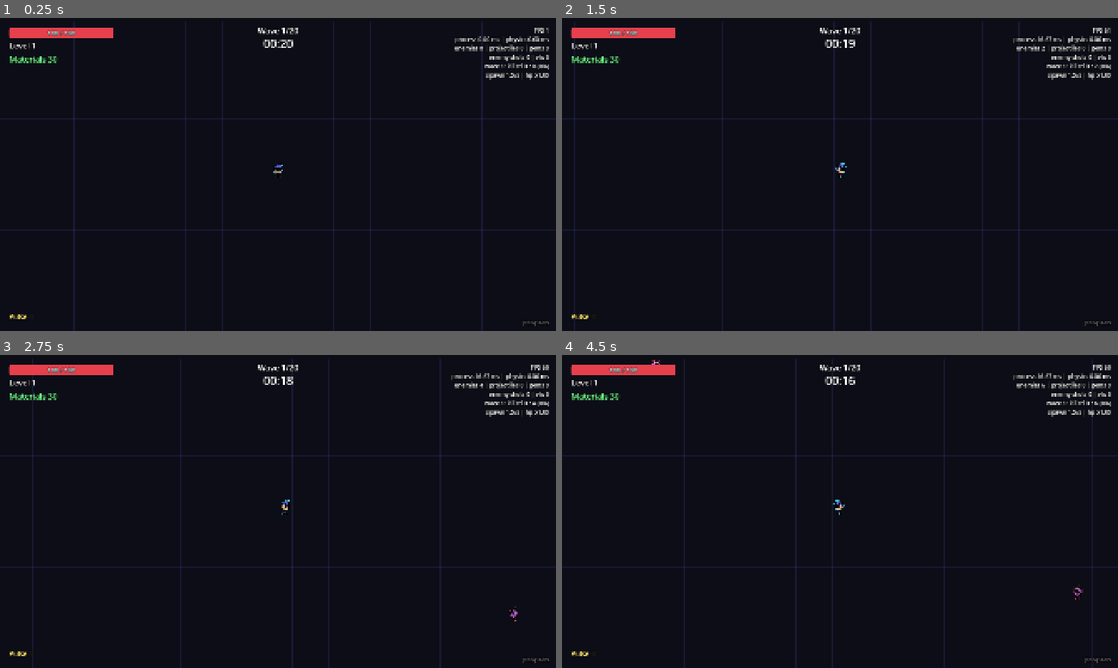
Above: before the commit, frames 1-4 (two rows, left to right).
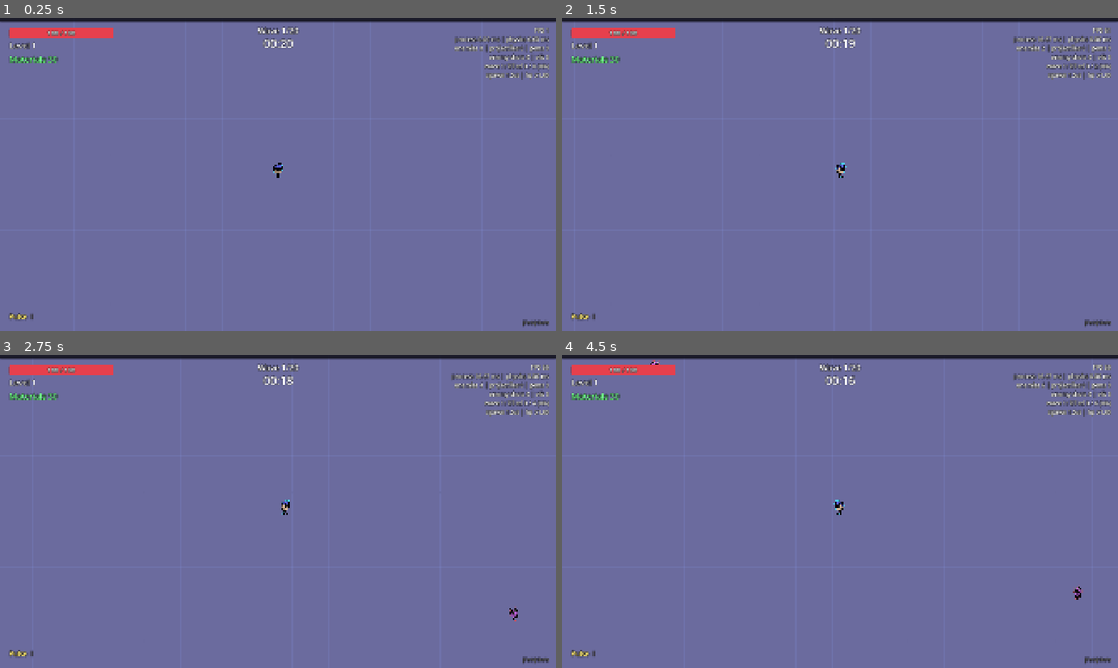
Above: after the commit, the same moments.

Repository: Mowgli2000/survivor-game
Game: Godot game, scene res://src/run/run.tscn
Two runs of this game, one before a commit and one after it. Both use one fixed random seed, a clock stepped at 60 frames per second and the inputs below.
Inputs (mouse positions are in pixels of both pictures, inside the frame that each line leads up to):
- Up to frame 1 (0.25 s): no input
- Up to frame 2 (1.5 s): tap Enter at 0.5 s; move the mouse to (962, 158) at 0.52 s; hold D (move_right) 0.53-1.25 s; hold Tab (show_stats) 0.53-1.25 s; click (962, 158) at 0.67 s; drag from (728, 190) to (812, 237) at 1.27 s
- Up to frame 3 (2.75 s): tap Space at 2 s; move the mouse to (333, 442) at 2.02 s; hold D (move_right) from 2.03 s (still down); tap Alt at 2.1 s
- Up to frame 4 (4.5 s): release D (move_right) at 2.75 s; drag from (812, 574) to (673, 464) at 2.77 s; move the mouse to (1006, 558) at 3.52 s; hold A (move_left) 3.53-4.25 s; hold Tab (show_stats) 3.53-4.25 s; drag from (673, 464) to (756, 433) at 4.27 s

The runs differ from the first frame. In frame 1, 97% of the frame differs, in the area x 0-100%, y 1-100%; in frame 2, 97%; in frame 3, 97%; in frame 4, 97%.

Commit message:
feat: y-sorted actors and lighter textured floor
Co-Authored-By: Claude Opus 5.5 <noreply@anthropic.com>

Diff:
--- a/src/run/arena.gd
+++ b/src/run/arena.gd
@@ -1,11 +1,13 @@
 class_name Arena
 extends Node2D
-## Placeholder arena (cyber-samurai neon mood): dark floor, faint neon grid to
-## feel the movement, glowing border.
+## Arena: tiled ground texture tinted a soft blue-violet (bright, not dark),
+## faint neon grid to feel the movement, glowing border.
 
-const OUTSIDE_COLOR := Color(0.02, 0.02, 0.04)
-const FLOOR_COLOR := Color(0.05, 0.05, 0.09)
-const LINE_COLOR := Color(0.3, 0.35, 0.8, 0.16)
+const GROUND := preload("res://assets/sprites/ground.png")
+const OUTSIDE_COLOR := Color(0.1, 0.09, 0.16)
+## Multiplies the white ground texture: soft blue-violet, not dark.
+const FLOOR_TINT := Color(0.42, 0.42, 0.62)
+const LINE_COLOR := Color(0.55, 0.65, 1.0, 0.12)
 const BORDER_COLOR := Color(1.0, 0.2, 0.6)
 const LINE_SPACING := 128.0
 
@@ -15,12 +17,13 @@
 func setup(p_rect: Rect2) -> void:
 	rect = p_rect
 	z_index = -10
+	texture_repeat = CanvasItem.TEXTURE_REPEAT_ENABLED
 	queue_redraw()
 
 
 func _draw() -> void:
 	draw_rect(rect.grow(2000.0), OUTSIDE_COLOR)
-	draw_rect(rect, FLOOR_COLOR)
+	draw_texture_rect(GROUND, rect, true, FLOOR_TINT)
 	var x := rect.position.x
 	while x <= rect.end.x:
 		draw_line(Vector2(x, rect.position.y), Vector2(x, rect.end.y), LINE_COLOR, 2.0)
--- a/src/run/run.gd
+++ b/src/run/run.gd
@@ -90,14 +90,20 @@
 	enemies.name = "Enemies"
 	enemies.setup(player, arena_rect, mini(stage.max_enemies, 200), state.rng, vfx, enemy_projectiles)
 	enemies.elite_scale = stage.elite_scale
-	add_child(enemies)
+	enemies.y_sort_enabled = true
+	# Player and enemies share one y-sorted container: lower on screen = in front.
+	var actors := Node2D.new()
+	actors.name = "Actors"
+	actors.y_sort_enabled = true
+	actors.add_child(enemies)
+	add_child(actors)
 
 	projectiles = ProjectileManager.new()
 	projectiles.name = "Projectiles"
 	projectiles.setup(enemies, arena_rect, 100, vfx)
 	add_child(projectiles)
 
-	add_child(player)
+	actors.add_child(player)
 	add_child(enemy_projectiles)
 	add_child(vfx)
 	add_child(damage_numbers)
--- a/tests/smoke/test_run_smoke.gd
+++ b/tests/smoke/test_run_smoke.gd
@@ -228,3 +228,11 @@
 	assert_true(_run.state.is_over)
 	assert_true(get_tree().paused)
 	assert_true(_run.game_over_screen.visible)
+
+
+func test_player_and_enemies_are_depth_sorted_together() -> void:
+	var actors := _run.player.get_parent() as Node2D
+	assert_not_null(actors)
+	assert_true(actors.y_sort_enabled, "actors container sorts by y")
+	assert_eq(_run.enemies.get_parent(), actors)
+	assert_true(_run.enemies.y_sort_enabled, "enemies join the parent's y-sort")
